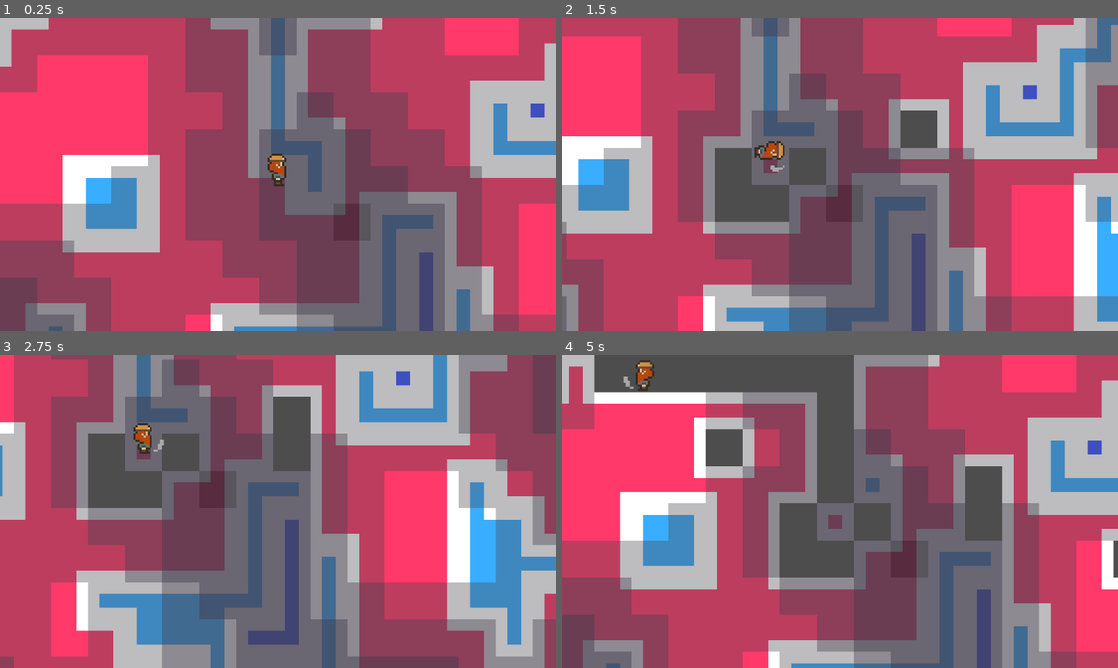
Above: before the commit, frames 1-4 (two rows, left to right).
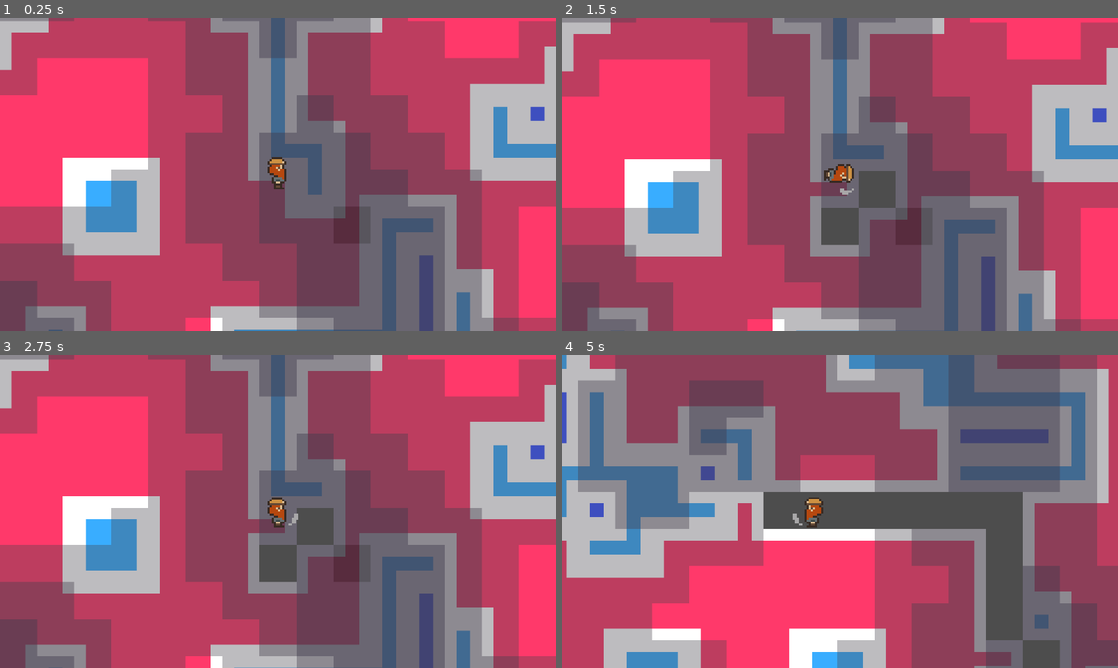
Above: after the commit, the same moments.

Repository: VileOar/ludum-dare-57
Game: Godot game, scene res://levels/main_level.tscn
The game is run twice, just before and just after one commit, with the same random seed, the same clock (stepped at 60 frames per second) and the same inputs.
Inputs (mouse positions are in pixels of both pictures, inside the frame that each line leads up to):
- Up to frame 1 (0.25 s): no input
- Up to frame 2 (1.5 s): move the mouse to (962, 158) at 0.52 s; hold D (MoveRight) 0.53-1.28 s; hold 1 0.53-1.28 s; click (962, 158) at 0.67 s; move the mouse to (728, 190) at 1.27 s; hold S (MoveDown) from 1.28 s (still down); tap 1 at 1.35 s; click (728, 190) at 1.42 s
- Up to frame 3 (2.75 s): move the mouse to (333, 442) at 2.02 s; release S (MoveDown) at 2.03 s; hold D (MoveRight) from 2.03 s (still down); hold 1 from 2.03 s (still down); click (333, 442) at 2.17 s
- Up to frame 4 (5 s): move the mouse to (812, 574) at 2.77 s; release D (MoveRight) at 2.78 s; release 1 at 2.78 s; hold W (MoveUp) 2.78-3.53 s; tap 1 at 2.85, 4.35 s; click (812, 574) at 2.92 s; move the mouse to (1006, 558) at 3.52 s; hold 1 3.53-4.28 s; hold A (MoveLeft) from 3.53 s (still down); click (1006, 558) at 3.67 s; move the mouse to (673, 464) at 4.27 s; click (673, 464) at 4.42 s

The runs differ from the first frame. In frame 1, 5.9% of the frame differs, in the area x 0-100%, y 0-100%; in frame 2, 84%; in frame 3, 91%; in frame 4, 91%.

Commit message:
Fix audio stuff 1 and remove some old code

Diff:
--- a/src/audio_controller/audio_controller.gd
+++ b/src/audio_controller/audio_controller.gd
@@ -1,26 +1,44 @@
 extends Node2D
 
-@onready var _radar_pulse: AudioStreamPlayer = $RadarPulse
-@onready var _squeak1: AudioStreamPlayer = $Squeak1
-@onready var _squeak2: AudioStreamPlayer = $Squeak2
-@onready var _squeak3: AudioStreamPlayer = $Squeak3
-@onready var _music: AudioStreamPlayer = $Music
 var _squeaks: Array[AudioStreamPlayer] = []
+var _dirt_moves: Array[AudioStreamPlayer] = []
 
 func _ready() -> void:
-	_squeaks = [_squeak1, _squeak2, _squeak3]
+	_squeaks = [$Squeak1, $Squeak2, $Squeak3]
+	_dirt_moves = [$DirtMove1, $DirtMove2, $DirtMove3]
 	play_music()
 
+func _get_random_pitch() -> float:
+	return randf_range(0.9, 1.2)
+
 func play_music() -> void:
-	_music.play()
+	$Music.play()
+
+func play_dirt_move(random_pitch: bool = true) -> void:
+	var dirt_move = _dirt_moves.pick_random()
+	if random_pitch:
+		dirt_move.pitch_scale = _get_random_pitch()
+		dirt_move.play()
+
+func play_dirt_dig() -> void:
+	$DirtDig.pitch_scale = _get_random_pitch()
+	$DirtDig.play()
+
+func play_stone_dig() -> void:
+	$StoneDig.pitch_scale = _get_random_pitch()
+	$StoneDig.play()
+
+func play_stone_dig_fail() -> void:
+	$StoneDigFail.pitch_scale = _get_random_pitch()
+	$StoneDigFail.play()
 
 # podem usar isto para quando o player levar damage
 func play_squeak(random_pitch: bool = true) -> void:
 	var squeak = _squeaks.pick_random()
 	if random_pitch:
-		squeak.pitch_scale = randf_range(0.75, 1.5)
+		squeak.pitch_scale = _get_random_pitch()
 		squeak.play()
 
 func play_radar_pulse() -> void:
-	_radar_pulse.play()
-	#play_squeak()
+	$RadarPulse.play()
+	play_squeak()
--- a/src/audio_controller/audio_controller.tscn
+++ b/src/audio_controller/audio_controller.tscn
@@ -6,9 +6,19 @@
 [ext_resource type="AudioStream" uid="uid://ca01x11jmyujf" path="res://assets/sounds/squeak2.wav" id="3_dwq47"]
 [ext_resource type="AudioStream" uid="uid://lcjprsbba88k" path="res://assets/sounds/squeak3.wav" id="4_ffqbn"]
 [ext_resource type="AudioStream" uid="uid://csjmosu6j60m6" path="res://assets/sounds/test-music.wav" id="6_dwq47"]
+[ext_resource type="AudioStream" uid="uid://ckf27lkxp430j" path="res://assets/sounds/dig-stone-fail.wav" id="7_ffqbn"]
+[ext_resource type="AudioStream" uid="uid://citeafwq8u4cc" path="res://assets/sounds/dirt-move-1.wav" id="7_mwwui"]
+[ext_resource type="AudioStream" uid="uid://c0d7w6858j28a" path="res://assets/sounds/dirt-move-2.wav" id="8_wq8em"]
+[ext_resource type="AudioStream" uid="uid://p0owsbej0lth" path="res://assets/sounds/dirt-move-3.wav" id="9_g4vyo"]
+[ext_resource type="AudioStream" uid="uid://c4h7gadw5e7ml" path="res://assets/sounds/dig-dirt.wav" id="10_xahc4"]
+[ext_resource type="AudioStream" uid="uid://bp46gnpo0kxf" path="res://assets/sounds/dig-stone.wav" id="11_k1nwg"]
 
 [node name="AudioController" type="Node2D"]
 script = ExtResource("1_hgdds")
+
+[node name="Music" type="AudioStreamPlayer" parent="."]
+stream = ExtResource("6_dwq47")
+volume_db = -30.0
 
 [node name="RadarPulse" type="AudioStreamPlayer" parent="."]
 stream = ExtResource("1_gnbjh")
@@ -22,6 +32,25 @@
 [node name="Squeak3" type="AudioStreamPlayer" parent="."]
 stream = ExtResource("4_ffqbn")
 
-[node name="Music" type="AudioStreamPlayer" parent="."]
-stream = ExtResource("6_dwq47")
+[node name="DirtMove1" type="AudioStreamPlayer" parent="."]
+stream = ExtResource("7_mwwui")
 volume_db = -10.0
+
+[node name="DirtMove2" type="AudioStreamPlayer" parent="."]
+stream = ExtResource("8_wq8em")
+volume_db = -10.0
+
+[node name="DirtMove3" type="AudioStreamPlayer" parent="."]
+stream = ExtResource("9_g4vyo")
+volume_db = -10.0
+
+[node name="DirtDig" type="AudioStreamPlayer" parent="."]
+stream = ExtResource("10_xahc4")
+
+[node name="StoneDig" type="AudioStreamPlayer" parent="."]
+stream = ExtResource("11_k1nwg")
+volume_db = -20.0
+
+[node name="StoneDigFail" type="AudioStreamPlayer" parent="."]
+stream = ExtResource("7_ffqbn")
+volume_db = -10.0
--- a/src/characters/player/player.gd
+++ b/src/characters/player/player.gd
@@ -40,7 +40,7 @@
 func _try_to_mine(input_dir: Vector2) -> void:
 	_mining_check_ray.target_position = input_dir * Global.CELL_SIZE
 	if _mining_check_ray.is_colliding() and Global.world_map_tiles:
-		Global.world_map_tiles.try_dig_tile(to_global(_mining_check_ray.target_position), 3)
+		Global.world_map_tiles.try_dig_tile(to_global(_mining_check_ray.target_position), 1)
 
 # Updates sprite flip and rotation based on input vector
 func _update_sprite(input_dir: Vector2) -> void:
--- a/src/topscenes/world_maptiles.gd
+++ b/src/topscenes/world_maptiles.gd
@@ -37,32 +37,19 @@
 	_generate_tiles()
 	Global.world_map_tiles = self
 
-## TODO: remove
-func _physics_process(delta: float) -> void:
-	if Input.is_mouse_button_pressed(MOUSE_BUTTON_LEFT):
-		var mouse_pos = _tiles.get_local_mouse_position()
-		try_dig_tile(mouse_pos, strength)
-
-	if Input.is_key_pressed(KEY_W):
-		$Camera2D.position.y -= 320 * delta
-	if Input.is_key_pressed(KEY_S):
-		$Camera2D.position.y += 320 * delta
-	if Input.is_key_pressed(KEY_A):
-		$Camera2D.position.x -= 320 * delta
-	if Input.is_key_pressed(KEY_D):
-		$Camera2D.position.x += 320 * delta
-func _unhandled_input(event: InputEvent) -> void:
-	if event is InputEventMouseButton and event.is_pressed() and event.button_index == MOUSE_BUTTON_RIGHT:
-		strength = (strength + 1) % 5
-		print(strength)
-
 
 ## Attempt to dig a tile at a position.
 func try_dig_tile(pos: Vector2, dig_strength: int) -> bool:
 	var cell_pos = _tiles.local_to_map(pos)
+	if _tiles.get_cell_tile_data(cell_pos) == null:
+		return false
+
 	var can_dig = _can_dig(cell_pos, dig_strength)
+
 	if can_dig:
 		_dig_tiles([cell_pos])
+	else:
+		AudioController.play_stone_dig_fail()
 
 	return can_dig
 
@@ -78,9 +65,16 @@
 
 # Method to execute a dig action on group of tile, which removes the tiles and updates necessary data.
 func _dig_tiles(cells: Array[Vector2i]):
-	_set_cells(cells, -1)
 	for cell in cells:
 		_danger_levels.set_cell(cell, 0, Vector2i(-1, -1))
+		var cell_data = _tiles.get_cell_tile_data(cell)
+		if cell_data != null:
+			var hardness = cell_data.get_custom_data("hardness")
+			if hardness == 0:
+				AudioController.play_dirt_dig()
+			else:
+				AudioController.play_stone_dig()
+	_set_cells(cells, -1)
 	#_tiles.force_update_tiles()
 
 
--- a/src/topscenes/world_maptiles.tscn
+++ b/src/topscenes/world_maptiles.tscn
@@ -14,6 +14,3 @@
 
 [node name="DangerLevels" type="TileMapLayer" parent="."]
 tile_set = ExtResource("4_vehs4")
-
-[node name="Camera2D" type="Camera2D" parent="."]
-position = Vector2(960, 540)
Not shown, added: assets/sounds/dirt-move-1.wav.import
Not shown: 1 places in src/audio_controller/audio_controller.tscn that only renumber resources
Not shown, added: assets/sounds/dirt-move-1.wav
